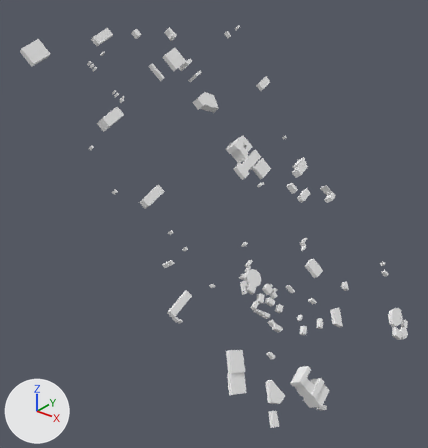
A saved change to the glTF model foss4g-2025/public/premade-output/tileset/buildings/data/RC020.glb.
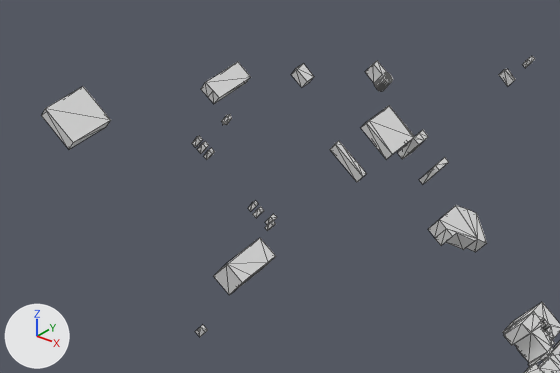
The first picture shows the older version from a camera (50 mm lens) standing at (-5088139.0, 465801.0, -3803848.0) and looking at (-5088633.0, 466419.0, -3804231.0). The close-ups show both versions on the part from 0% to 59% of the width and 0% to 37% of the height of that picture; other places that the commit changed are outside them. Lighting does not change. The marker at lower left points along +X, +Y and +Z. The close-ups show mesh edges as thin lines. Where no turn or scale is listed for an object, it has been applied to the vertices. Vertices at the same position are counted once.

The first close-up shows 'node'.
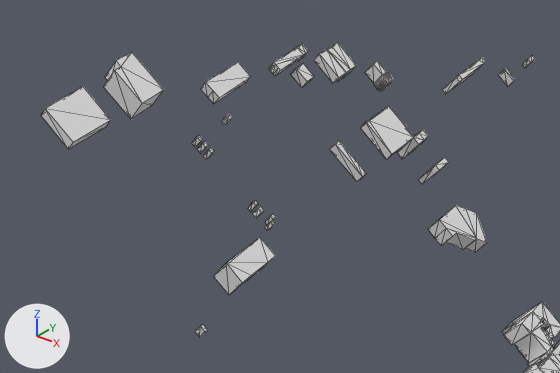
Where the newer file only moved an object's origin or applied its transform, the numbers keep the older frame.

The change in detail:
me_mesh_0 is used by ob_node; location (-5088603.0, 466461.4, -3804216.2).
me_mesh_0 had 1270 vertices, 2176 faces and spanned x -185.0..205.0, y -233.0..237.0, z -247.0..256.0.
me_mesh_0 now has 1386 vertices, 2372 faces and spans x -201.0..205.0, y -250.0..249.0, z -247.0..267.0.
Part 1, on me_mesh_0:
70 vertices are added at x -201.0..-60.0, y -250.0..129.0, z 84.0..267.0.
5 new vertices lie (6.0, 0.0, 5.0) away from vertices in x -189.0..-80.0, y -221.0..-12.0, z 106.0..254.0.
5 new vertices lie (6.0, 0.0, 4.0) away from vertices in x -190.0..-69.0, y -250.0..-9.0, z 93.0..256.0.
132 new faces join them.

Where the change shows, as pixel boxes [x1, y1, x2, y2] in the close-ups (560 x 373 px):
'node', reshaped
    before: [42, 56, 560, 373]
    after: [41, 42, 560, 373]
part 1 of me_mesh_0, added
    after: [104, 42, 484, 119]
